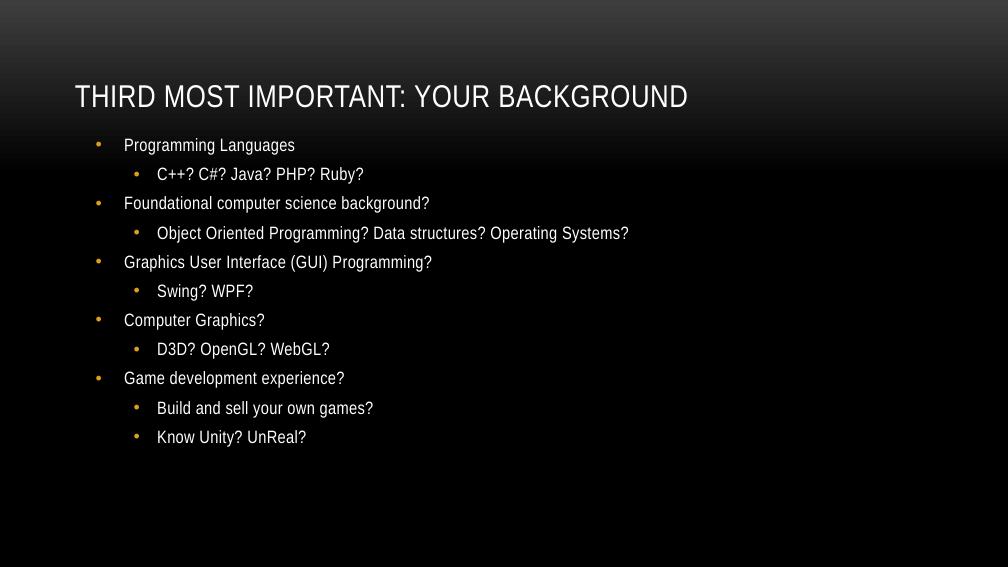
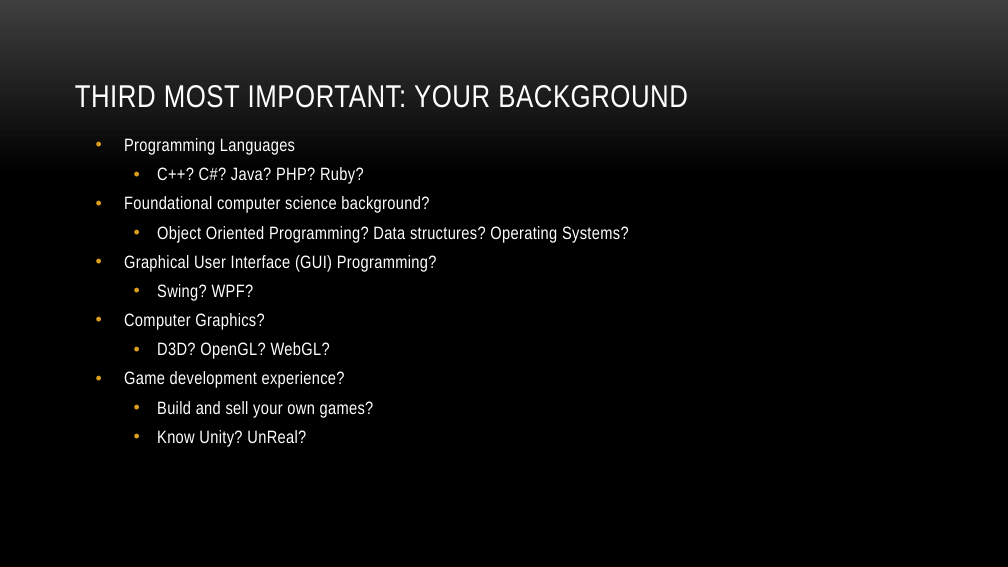
Before and after one commit to myuwbclasses/IntroGameDev-XJTU, a slide deck: slide 5 of PPT/Intro.pptx. Drawn at 1008x567 pixels with LibreOffice and Linux fonts; fonts in the diff are those of the drawing; background and template pictures are left out. Boxes give left, top, right and bottom in pixels: in the first picture for what was removed or moved away, otherwise in the second. Text is boxed around its words. In the diff, an @@ line names an element or a change of style, - is before the commit and + after.

```diff
--- a/PPT/Intro.pptx
+++ b/PPT/Intro.pptx
@@ text at [124, 255, 437, 272]: text changed @@
-• Graphics User Interface (GUI) Programming?
+• Graphical User Interface (GUI) Programming?
```
Also in this commit, not shown: 7 other slides changed, 2 slides added, 1 slide removed.
